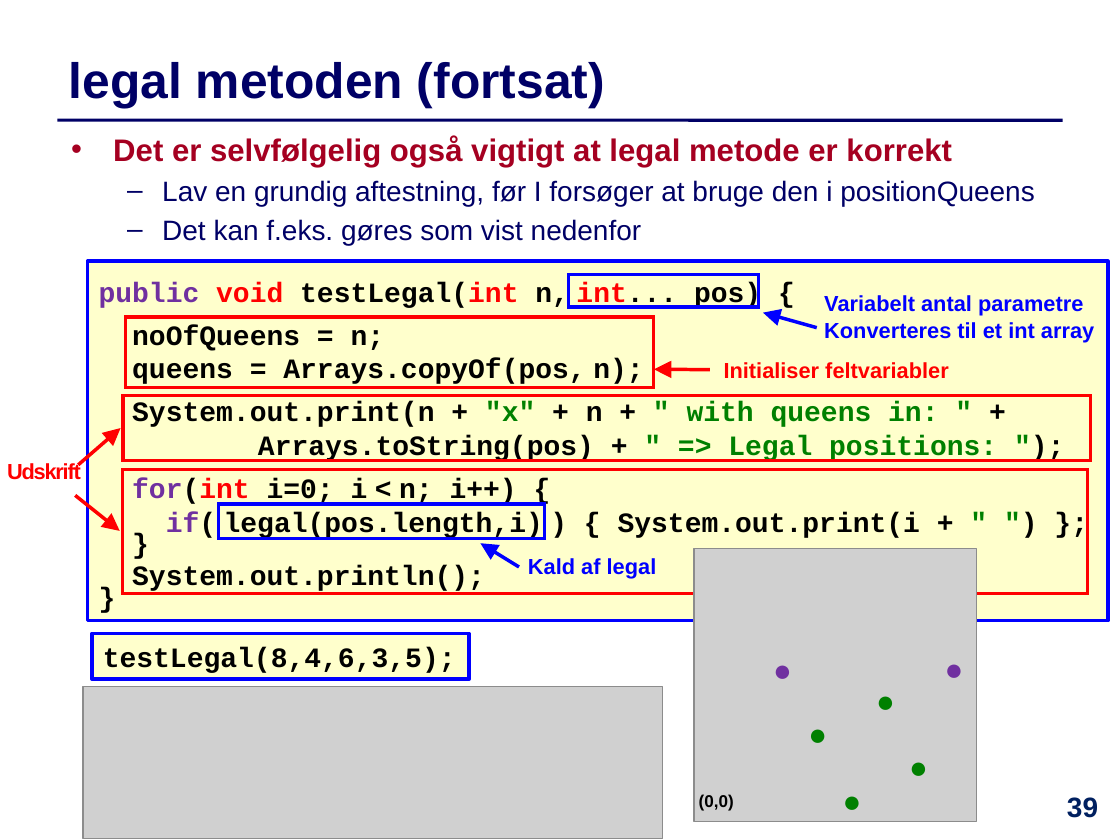
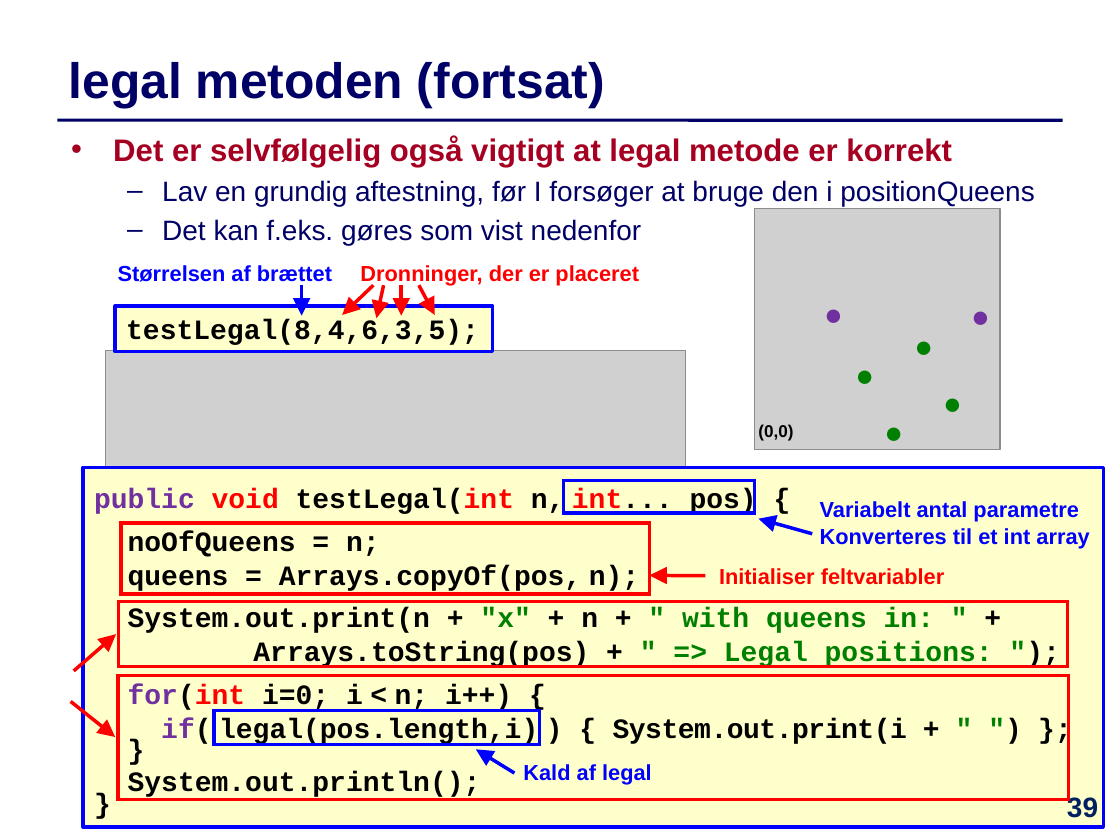
Before and after one commit to IntProgAU/Materiale, a slide deck: slide 39 of web/e21/uge_9/Slides-Uge9.pptx. Drawn at 1120x840 pixels with LibreOffice and Linux fonts; fonts in the diff are those of the drawing; grey boxes stand for pictures. Boxes give left, top, right and bottom in pixels: in the first picture for what was removed or moved away, otherwise in the second. Text is boxed around its words. In the diff, an @@ line names an element or a change of style, - is before the commit and + after.

```diff
--- a/web/e21/uge_9/Slides-Uge9.pptx
+++ b/web/e21/uge_9/Slides-Uge9.pptx
@@ picture: place and size @@
-picture at [694, 548, 977, 821]
+picture at [755, 208, 1000, 449]
@@ text added at [118, 265, 332, 286], 14 pt, text #0000FF, bold @@
+Størrelsen af brættet
@@ text added at [360, 265, 639, 286], 14 pt, text #FF0000, bold @@
+Dronninger, der er placeret
@@ arrow added from (301, 286) to (301, 316), #0000FF 2.25 pt @@
@@ arrow added from (373, 286) to (343, 315), #FF0000 2.25 pt @@
@@ arrow added from (384, 286) to (376, 318), #FF0000 2.25 pt @@
@@ arrow added from (401, 286) to (401, 316), #FF0000 2.25 pt @@
@@ arrow added from (419, 286) to (435, 315), #FF0000 2.25 pt @@
@@ text "●": place and size @@
-text "●" at [762, 645, 802, 694]
+text "●" at [813, 289, 853, 338]
@@ text "●": place and size @@
-text "●" at [934, 644, 974, 693]
+text "●" at [960, 290, 1000, 339]
@@ rectangle "testLegal(8,4,6,3,5);": place and size @@
-rectangle "testLegal(8,4,6,3,5);" at [92, 634, 469, 680]
+rectangle "testLegal(8,4,6,3,5);" at [115, 306, 493, 352]
@@ text "●" rewrapped from [865, 675, 905, 725] to [903, 320, 937, 364] @@
@@ picture: place and size @@
-picture at [83, 687, 663, 838]
+picture at [105, 351, 685, 475]
@@ text "●" rewrapped from [797, 709, 838, 758] to [844, 351, 879, 394] @@
@@ text "●" rewrapped from [898, 743, 939, 792] to [932, 377, 967, 421] @@
@@ text "(0,0)": place and size @@
-text "(0,0)" at [699, 794, 734, 811]
+text "(0,0)" at [758, 424, 793, 441]
@@ text "●" rewrapped from [832, 776, 872, 825] to [874, 408, 908, 451] @@
@@ text removed at [7, 462, 81, 480] @@
-Udskrift
@@ 5 arrows, 4 rectangles, 3 texts: place and size @@
-5 arrows, 4 rectangles, 3 texts at [75, 261, 1108, 620]
+5 arrows, 4 rectangles, 3 texts at [71, 467, 1103, 827]
@@ rectangle: place and size @@
-rectangle at [123, 395, 1091, 460]
+rectangle at [119, 601, 1068, 666]
@@ rectangle: place and size @@
-rectangle at [122, 469, 1088, 594]
+rectangle at [118, 675, 1068, 800]
@@ text in rectangle at [161, 718, 907, 746]: letter spacing 0 to -0.3 pt in "System.out.print(i + " ")" @@
```
Also in this commit, not shown: 13 other slides changed, 1 other file.
